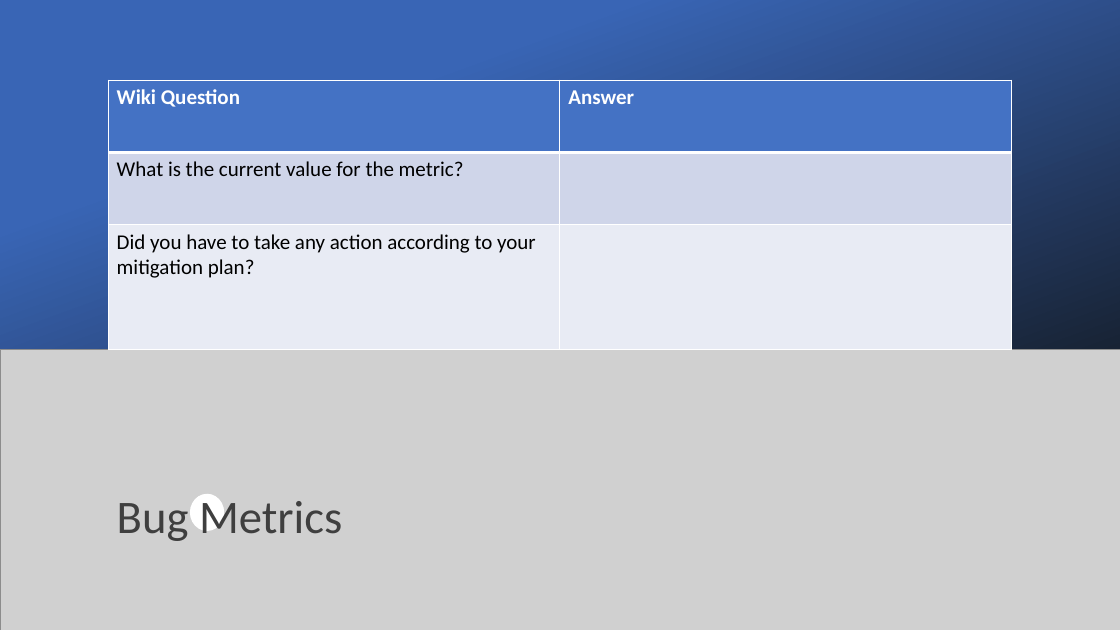
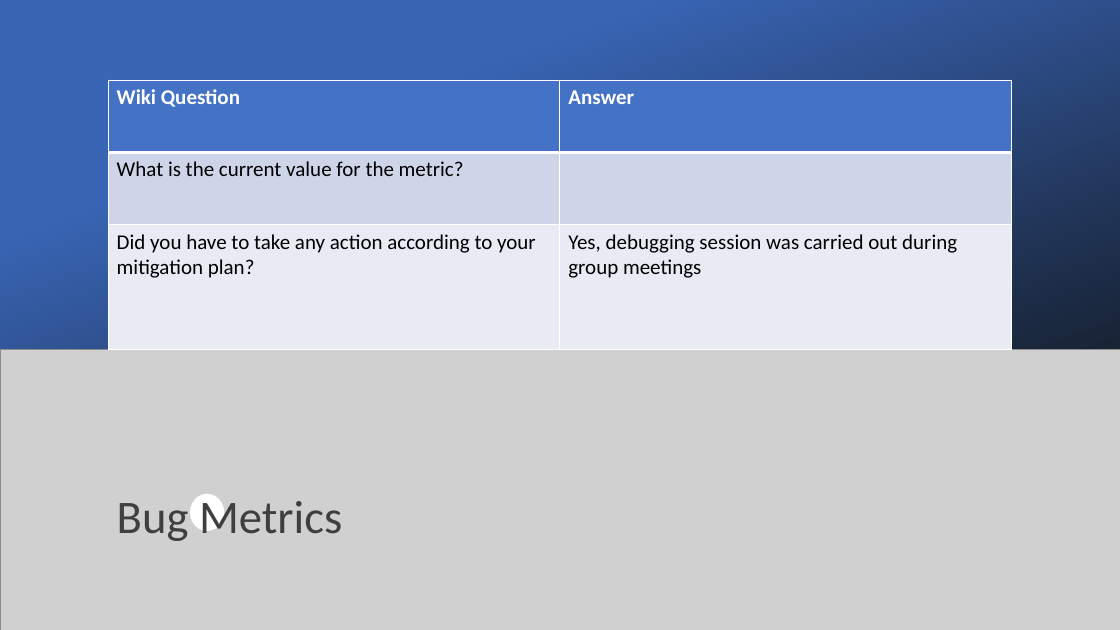
Before and after one commit to xbloh/Online-Course-Bidding-System-, a slide deck: slide 9 of presentations/PM Review - Week 7.pptx. Drawn at 1120x630 pixels with LibreOffice and Linux fonts; fonts in the diff are those of the drawing; grey boxes stand for pictures. Boxes give left, top, right and bottom in pixels: in the first picture for what was removed or moved away, otherwise in the second. Text is boxed around its words. In the diff, an @@ line names an element or a change of style, - is before the commit and + after.

Commit message:
Update PM Review - Week 7.pptx
bug metric slide

```diff
--- a/presentations/PM Review - Week 7.pptx
+++ b/presentations/PM Review - Week 7.pptx
@@ table at [108, 80, 1012, 350] @@
-row 3, column 2: 
+row 3, column 2: Yes, debugging session was carried out during group meetings
```
